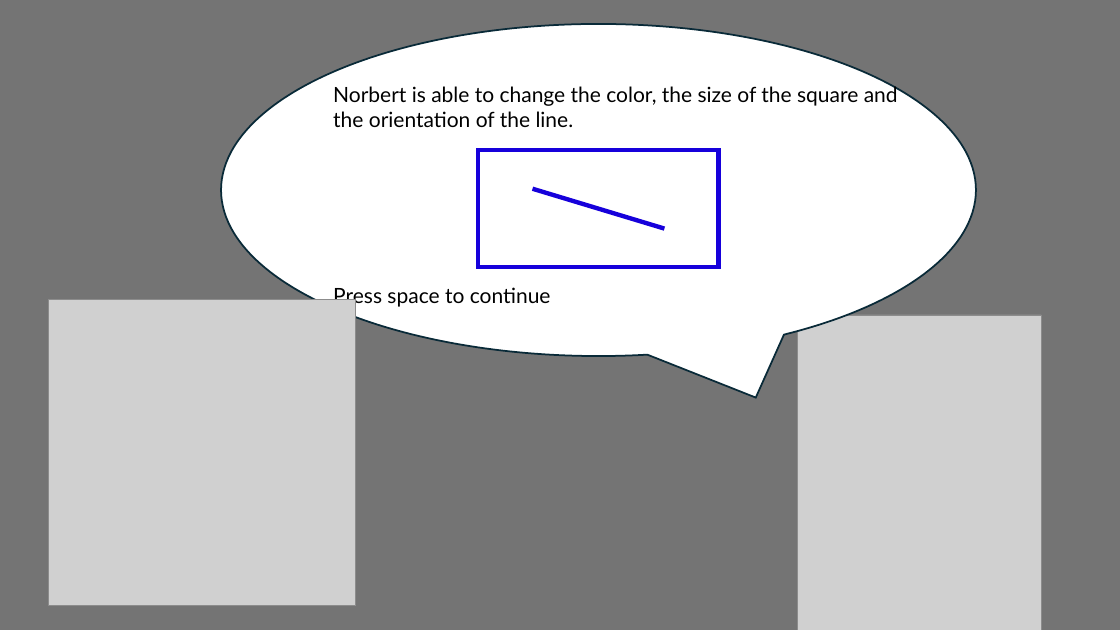
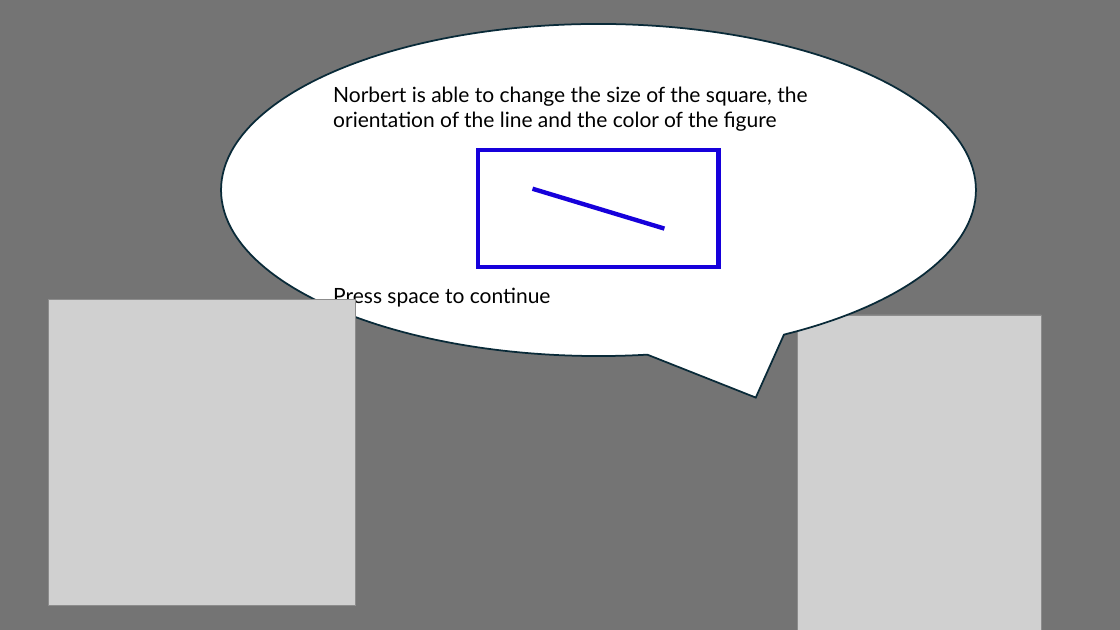
Before and after one commit to Ward-Claeys/PhD, a slide deck: slide 8 of experiment/Instructions.pptx (slide 10 before the commit). Drawn at 1120x630 pixels with LibreOffice and Linux fonts; fonts in the diff are those of the drawing; grey boxes stand for pictures. Boxes give left, top, right and bottom in pixels: in the first picture for what was removed or moved away, otherwise in the second. Text is boxed around its words. In the diff, an @@ line names an element or a change of style, - is before the commit and + after.

```diff
--- a/experiment/Instructions.pptx
+++ b/experiment/Instructions.pptx
@@ text at (333, 86, 807, 131): text changed @@
-Norbert is able to change the color, the size of the square and the orientation of the line.
+Norbert is able to change the size of the square, the orientation of the line and the color of the figure
```
Also in this commit, not shown: 9 other slides changed, 2 slides removed, 16 other files.
